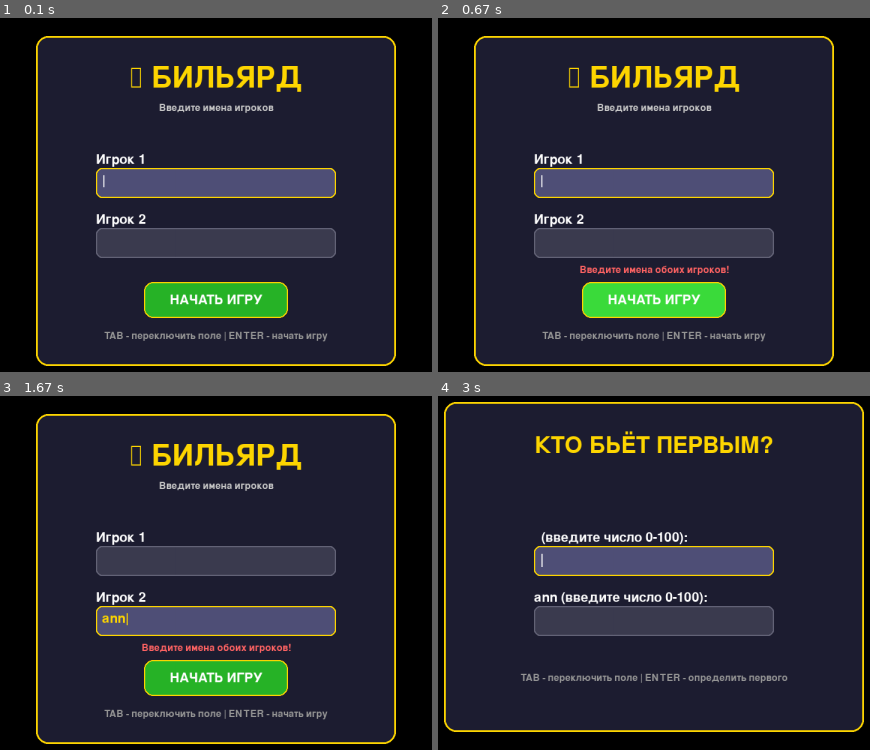
Above: before the commit, frames 1-4 (two rows, left to right).
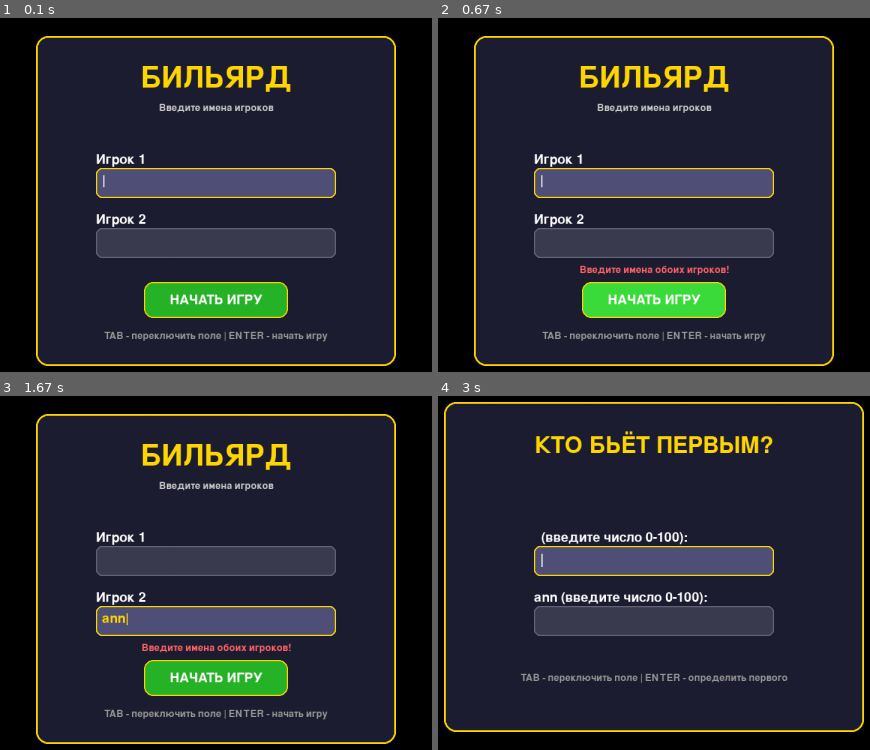
Above: after the commit, the same moments.

Repository: 174rulit/billiard-pygame
Game: pygame game, started from main.py
The game is run twice, just before and just after one commit, with the same random seed, the same clock (stepped at 60 frames per second) and the same inputs.
Inputs (mouse positions are in pixels of both pictures, inside the frame that each line leads up to):
- Up to frame 1 (0.1 s): no input
- Up to frame 2 (0.67 s): click (619, 287) at 0.38 s
- Up to frame 3 (1.67 s): tap Space at 0.67 s; press the mouse at (216, 608) at 1.03 s; move the mouse to (384, 728) at 1.13 s; release the mouse at (outside the picture) at 1.27 s; type "ann" at 1.33 s
- Up to frame 4 (3 s): tap Enter at 1.67 s; press the mouse at (654, 622) at 1.87 s; move the mouse to (528, 675) at 1.97 s; release the mouse at (outside the picture) at 2.1 s; tap Space at 2.23, 2.53 s; press the mouse at (654, 562) at 2.7 s; move the mouse to (632, 491) at 2.8 s; release the mouse at (615, 424) at 2.93 s

The runs differ from the first frame. In frame 1, 1.4% of the frame differs, in the area x 30-70%, y 13-21%; in frame 2, 1.4%; in frame 3, 1.4%; in frame 4, nothing differs.

Commit message:
Update menu.py

Diff:
--- a/menu.py
+++ b/menu.py
@@ -106,7 +106,7 @@
         pygame.draw.rect(screen, COLORS['GOLD'], menu_rect, 3, 20)
 
         # Заголовок
-        title = self.font_title.render("🎱 БИЛЬЯРД", True, COLORS['GOLD'])
+        title = self.font_title.render("БИЛЬЯРД", True, COLORS['GOLD'])
         title_rect = title.get_rect(center=(SCREEN_WIDTH // 2, 170))
         screen.blit(title, title_rect)
 
